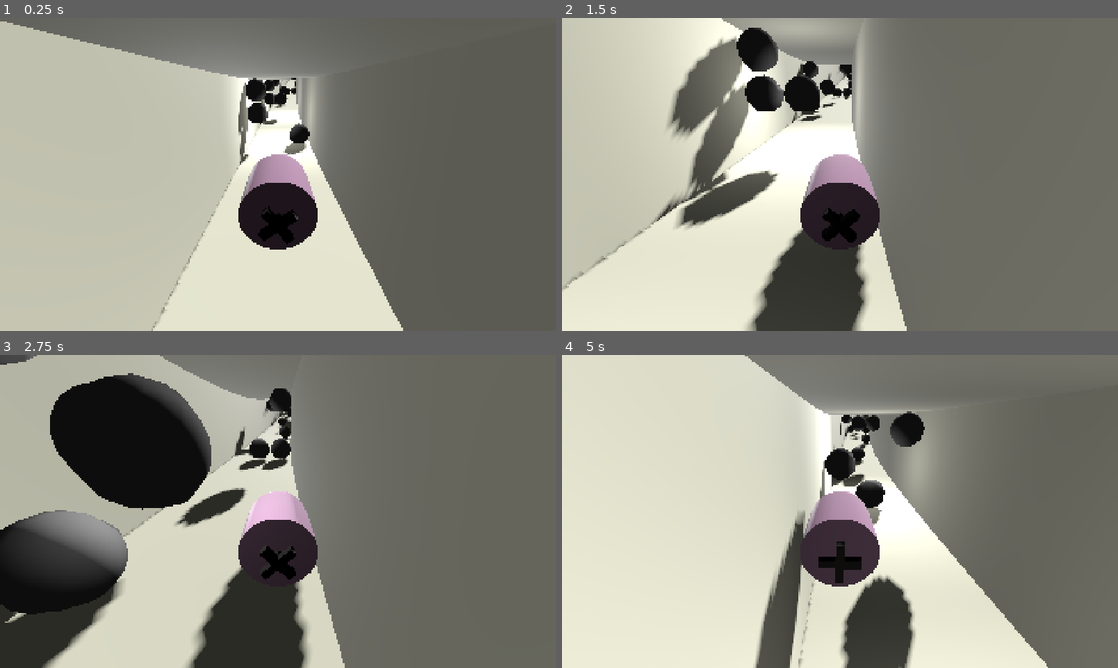
Above: before the commit, frames 1-4 (two rows, left to right).
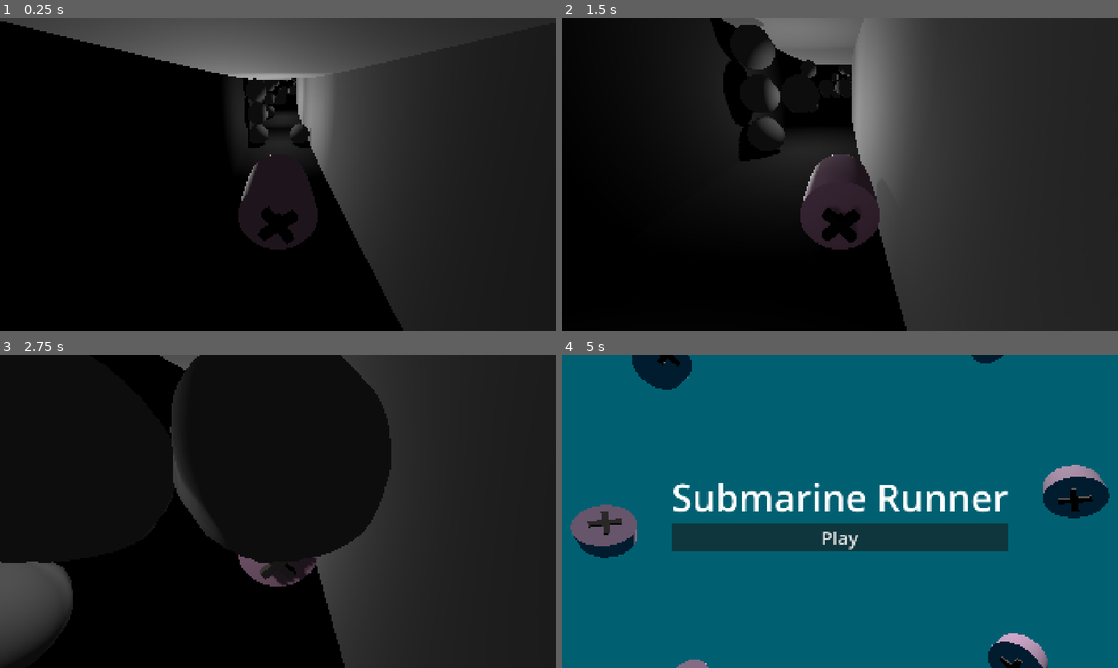
Above: after the commit, the same moments.

Repository: yunusey/submarine-runner
Game: Godot game, scene res://Main.tscn
Two runs of this game, one before a commit and one after it. Both use one fixed random seed, a clock stepped at 60 frames per second and the inputs below.
Inputs:
- Up to frame 1 (0.25 s): no input
- Up to frame 2 (1.5 s): hold D (move_right) 0.53-1.28 s; hold S (move_down) from 1.28 s (still down)
- Up to frame 3 (2.75 s): release S (move_down) at 2.03 s; hold D (move_right) from 2.03 s (still down)
- Up to frame 4 (5 s): release D (move_right) at 2.78 s; hold W (move_up) 2.78-3.5 s; click "Play" at 3.5 s; hold A (move_left) from 4.28 s (still down)

The runs differ from the first frame. In frame 1, 94% of the frame differs, in the area x 0-100%, y 0-100%; in frame 2, 93%; in frame 3, 88%; in frame 4, 100%.

Commit message:
Remove legacy TunnelSegment and add a Light scene for OmniLight

Diff:
--- a/Main.tscn
+++ b/Main.tscn
@@ -13,11 +13,6 @@
 [node name="Main" type="Node3D" unique_id=1983085931]
 script = ExtResource("1_r0du0")
 
-[node name="DirectionalLight3D" type="DirectionalLight3D" parent="." unique_id=575838125]
-transform = Transform3D(-0.8660254, -0.43301278, 0.25, 0, 0.49999997, 0.86602545, -0.50000006, 0.75, -0.43301266, 0, 0, 0)
-light_energy = 2.8
-shadow_enabled = true
-
 [node name="WorldEnvironment" type="WorldEnvironment" parent="." unique_id=1055678199]
 environment = SubResource("Environment_faiif")
 
--- a/Map/Map.gd
+++ b/Map/Map.gd
@@ -1,7 +1,8 @@
 @tool
 extends Node3D
 
-var obstacle_scene = preload("res://Obstacle/Obstacle.tscn")
+const obstacle_scene = preload("res://Obstacle/Obstacle.tscn")
+const light_scene = preload("res://Tunnel/Light.tscn")
 
 @export_range(0, 100, 0.01, "hide_slider") var segment_length: float = 2:
     set(new_segment_length):
@@ -55,6 +56,6 @@
             obstacle.position = curve_transform * Vector3(scaled_pos.x, scaled_pos.y, 0)
             $Obstacles.add_child(obstacle)
 
-        var light = OmniLight3D.new()
+        var light = light_scene.instantiate()
         light.position = curve.sample_baked(curve_pos)
         $Lights.add_child(light)
--- a/Map/Map.tscn
+++ b/Map/Map.tscn
@@ -5,9 +5,8 @@
 
 [node name="Map" type="Node3D" unique_id=2060229778]
 script = ExtResource("1_2623n")
-segment_length = 8.32
+segment_length = 8.0
 padding_length = 10.0
-num_obstacles = 3
 
 [node name="Tunnel" parent="." unique_id=243275246 instance=ExtResource("1_7s3fs")]
 
--- /dev/null
+++ b/Tunnel/Light.tscn
@@ -0,0 +1,4 @@
+[gd_scene format=3 uid="uid://cpebljosdehsw"]
+
+[node name="Light" type="OmniLight3D" unique_id=622591551]
+shadow_enabled = true
--- a/Tunnel/Tunnel.gd
+++ b/Tunnel/Tunnel.gd
@@ -11,8 +11,6 @@
     set(new_tunnel_size):
         tunnel_size = new_tunnel_size
         update_mesh()
-
-const tunnel_segment = preload("res://Tunnel/TunnelSegment.tscn")
 
 func _ready() -> void:
     update_mesh()
--- a/Tunnel/TunnelSegment.tscn
+++ /dev/null
@@ -1,59 +0,0 @@
-[gd_scene format=3 uid="uid://cyxlauw0qevta"]
-
-[ext_resource type="Material" uid="uid://bkhx8ky6pme7y" path="res://Tunnel/tunnel_material.tres" id="1_wmkgh"]
-
-[sub_resource type="PlaneMesh" id="PlaneMesh_eqa87"]
-material = ExtResource("1_wmkgh")
-size = Vector2(1, 1)
-
-[sub_resource type="BoxShape3D" id="BoxShape3D_eqa87"]
-size = Vector3(0.001, 1, 1)
-
-[node name="TunnelSegment" type="Node3D" unique_id=243275246]
-
-[node name="RightWall" type="StaticBody3D" parent="." unique_id=989927125 groups=["world"]]
-collision_mask = 6
-
-[node name="Mesh" type="MeshInstance3D" parent="RightWall" unique_id=319662549]
-transform = Transform3D(-4.371139e-08, -1, 0, 1, -4.371139e-08, 0, 0, 0, 1, 0.5, 2.1855694e-08, 0)
-mesh = SubResource("PlaneMesh_eqa87")
-
-[node name="Collision" type="CollisionShape3D" parent="RightWall" unique_id=1607000820]
-transform = Transform3D(1, 0, 0, 0, 1, 0, 0, 0, 1, 0.4995, 0, 0)
-shape = SubResource("BoxShape3D_eqa87")
-
-[node name="LeftWall" type="StaticBody3D" parent="." unique_id=1340140556 groups=["world"]]
-transform = Transform3D(-1, 1.509958e-07, 0, -1.509958e-07, -1, 0, 0, 0, 1, 0, 0, 0)
-collision_mask = 6
-
-[node name="Mesh" type="MeshInstance3D" parent="LeftWall" unique_id=1263360166]
-transform = Transform3D(-4.371139e-08, -1, 0, 1, -4.371139e-08, 0, 0, 0, 1, 0.5, 2.1855694e-08, 0)
-mesh = SubResource("PlaneMesh_eqa87")
-
-[node name="Collision" type="CollisionShape3D" parent="LeftWall" unique_id=1277470236]
-transform = Transform3D(1, 0, 0, 0, 1, 0, 0, 0, 1, 0.4995, 0, 0)
-shape = SubResource("BoxShape3D_eqa87")
-
-[node name="TopWall" type="StaticBody3D" parent="." unique_id=55973318 groups=["world"]]
-transform = Transform3D(-4.371139e-08, -1, 0, 1, -4.371139e-08, 0, 0, 0, 1, 0, 0, 0)
-collision_mask = 6
-
-[node name="Mesh" type="MeshInstance3D" parent="TopWall" unique_id=1485341516]
-transform = Transform3D(-4.371139e-08, -1, 0, 1, -4.371139e-08, 0, 0, 0, 1, 0.5, 2.1855694e-08, 0)
-mesh = SubResource("PlaneMesh_eqa87")
-
-[node name="Collision" type="CollisionShape3D" parent="TopWall" unique_id=1662399738]
-transform = Transform3D(1, 0, 0, 0, 1, 0, 0, 0, 1, 0.4995, 0, 0)
-shape = SubResource("BoxShape3D_eqa87")
-
-[node name="BottomWall" type="StaticBody3D" parent="." unique_id=143352644 groups=["world"]]
-transform = Transform3D(7.54979e-08, 1, 0, -1, 7.54979e-08, 0, 0, 0, 1, 0, 0, 0)
-collision_mask = 6
-
-[node name="Mesh" type="MeshInstance3D" parent="BottomWall" unique_id=976583955]
-transform = Transform3D(-4.371139e-08, -1, 0, 1, -4.371139e-08, 0, 0, 0, 1, 0.5, 2.1855694e-08, 0)
-mesh = SubResource("PlaneMesh_eqa87")
-
-[node name="Collision" type="CollisionShape3D" parent="BottomWall" unique_id=730558836]
-transform = Transform3D(1, 0, 0, 0, 1, 0, 0, 0, 1, 0.4995, 0, 0)
-shape = SubResource("BoxShape3D_eqa87")
--- a/Tunnel/tunnel_material.tres
+++ b/Tunnel/tunnel_material.tres
@@ -1,4 +1,4 @@
 [gd_resource type="StandardMaterial3D" format=3 uid="uid://bkhx8ky6pme7y"]
 
 [resource]
-albedo_color = Color(0.610913, 0.611152, 0.5533608, 1)
+albedo_color = Color(0.11747464, 0.11747465, 0.11747465, 1)
